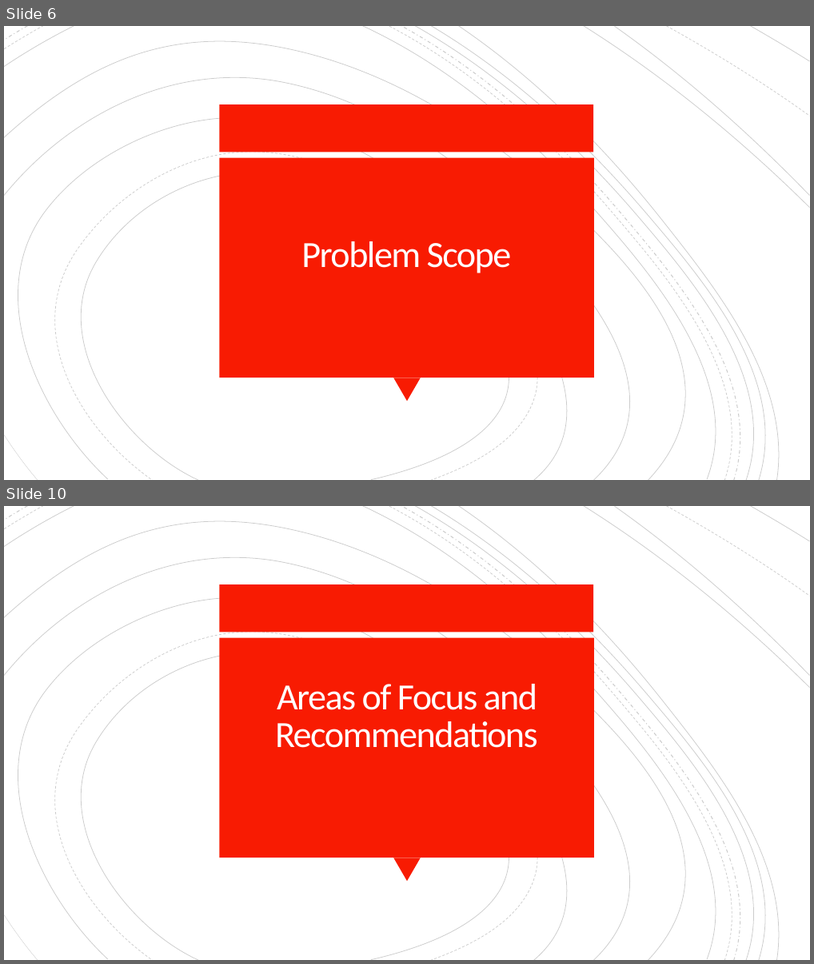
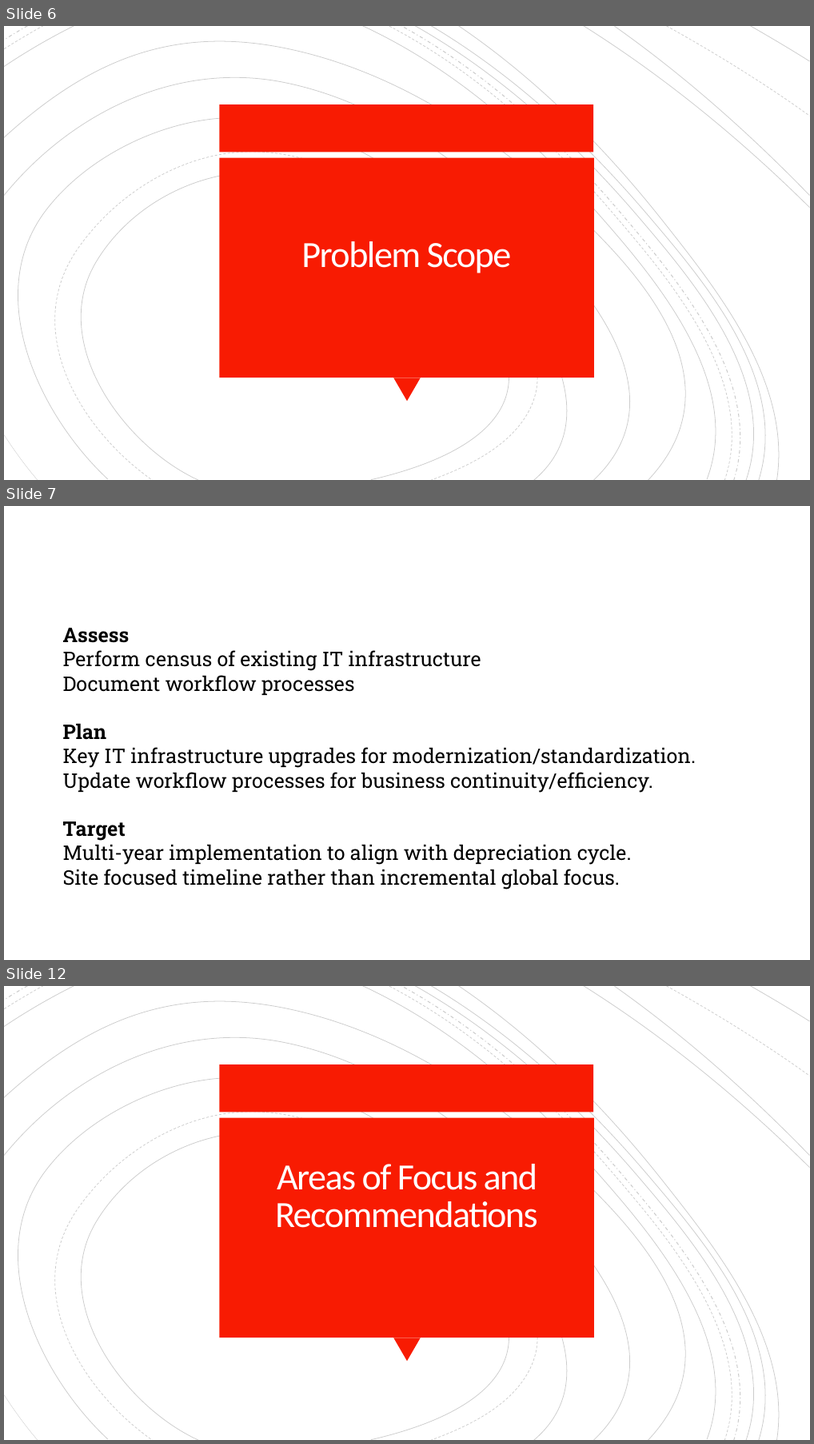
Before and after one commit to Chad-Ballay/Cybersecurity-work-class, a slide deck: classes/CIS312/project/outline_week6.pptx. Shown one above the other, each under a label of ours: slides 6 and 10 before the commit, slides 6, 7 and 12 after it; the slides between them are not shown. The pictures are 814x964 and 814x1444 pixels, drawn with LibreOffice and Linux fonts; fonts in the diff are those of the drawing. Boxes give left, top, right and bottom in pixels: in the first picture for what was removed or moved away, otherwise in the second. Text is boxed around its words. In the diff, an @@ line names an element or a change of style, - is before the commit and + after.

```diff
--- a/classes/CIS312/project/outline_week6.pptx
+++ b/classes/CIS312/project/outline_week6.pptx
@@ slide 7 added at box(4, 506, 810, 960), background #FFFFFF @@
@@ text added at box(63, 628, 696, 889), 24 pt, text #000000 @@
+Assess
+Perform census of existing IT infrastructure
+Document workflow processes
+Plan
+Key IT infrastructure upgrades for modernization/standardization.
+Update workflow processes for business continuity/efficiency.
+Target
+Multi-year implementation to align with depreciation cycle.
+Site focused timeline rather than incremental global focus.
@@ what was slide 10 is now slide 12 @@
```
Also in this commit, not shown: 10 slides changed, 3 other slides added, 2 slides removed, 8 other files.
